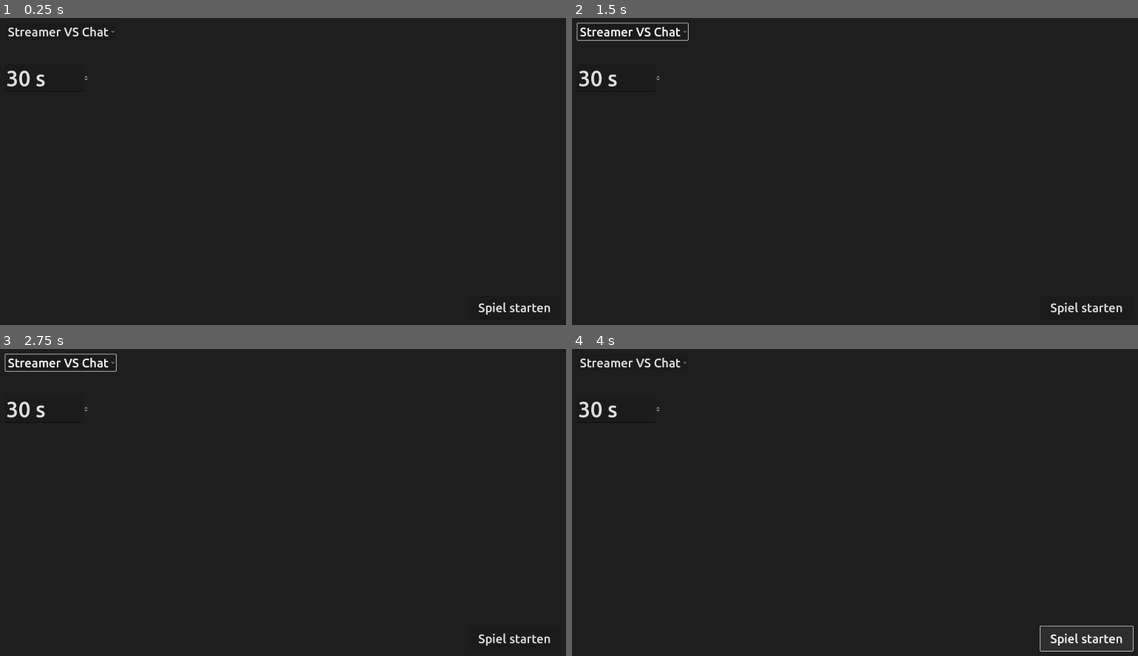
Above: before the commit, frames 1-4 (two rows, left to right).
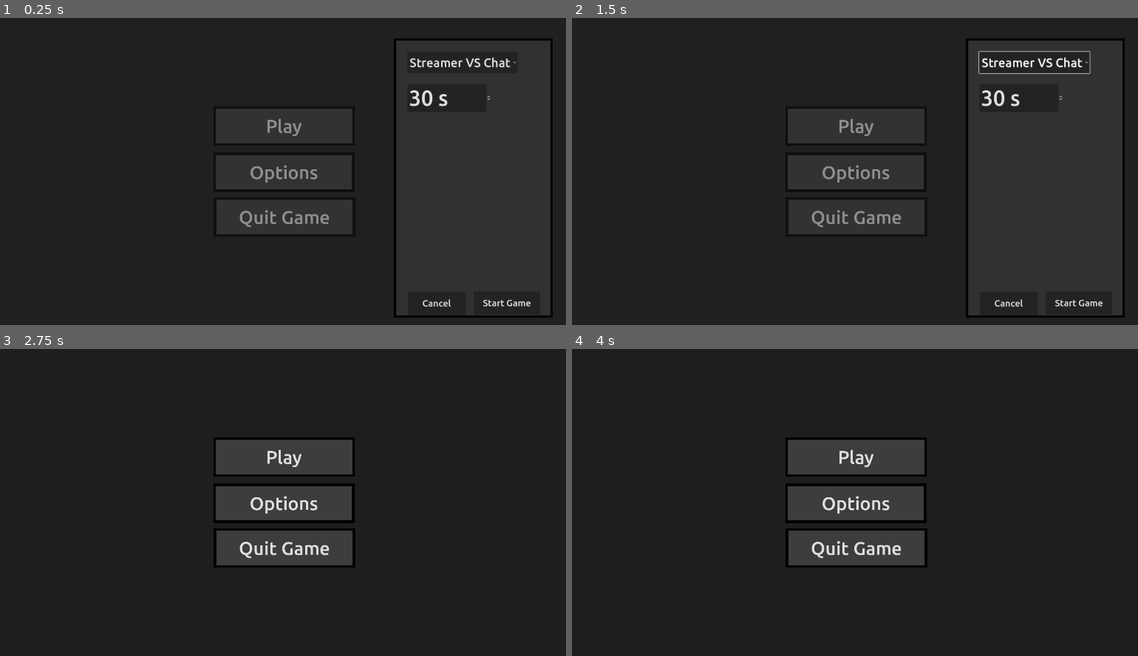
Above: after the commit, the same moments.

Repository: cake4everyone/Quiz4Everyone
Game: Godot game, scene res://scenes/menu.tscn
Same seed, same stepped clock (60 frames per second), same inputs: the game is played once before the commit and once after it. This scene is started directly instead of the project's main scene.
Inputs (mouse positions are in pixels of both pictures, inside the frame that each line leads up to):
- Up to frame 1 (0.25 s): no input
- Up to frame 2 (1.5 s): click "Streamer VS Chat" at 0.5 s; click (855, 171) at 1.25 s, where only the run after the commit has a clickable "Options"
- Up to frame 3 (2.75 s): click (435, 634) at 2 s, where only the run after the commit has a clickable "Cancel"
- Up to frame 4 (4 s): click (1087, 637) at 2.75 s, where only the run before the commit has a clickable "Spiel starten"; click (1087, 637) at 3.5 s, where only the run before the commit has a clickable "Spiel starten"

The runs differ from the first frame. In frame 1, 2.8% of the frame differs, in the area x 1-98%, y 2-98%; in frame 2, 3.2%; in frame 3, 10%, in the area x 0-98%, y 1-97%; in frame 4, 10%.

Commit message:
Main Menu Overhaul

Diff:
--- /dev/null
+++ b/scenes/Objects/copy_category.tscn
@@ -0,0 +1,24 @@
+[gd_scene format=3 uid="uid://cchd6j6lk7w13"]
+
+[node name="CopyCategory" type="HBoxContainer"]
+layout_direction = 3
+anchors_preset = 6
+anchor_left = 1.0
+anchor_top = 0.5
+anchor_right = 1.0
+anchor_bottom = 0.5
+offset_left = -160.0
+offset_top = -33.0
+offset_bottom = 34.0
+grow_horizontal = 0
+grow_vertical = 2
+
+[node name="Amount" type="SpinBox" parent="."]
+layout_mode = 2
+
+[node name="Name" type="Label" parent="."]
+layout_direction = 2
+layout_mode = 2
+theme_override_font_sizes/font_size = 30
+text = "Test"
+max_lines_visible = 1
--- a/scenes/menu.tscn
+++ b/scenes/menu.tscn
@@ -1,6 +1,34 @@
-[gd_scene load_steps=3 format=3 uid="uid://yyc1l3e78qgl"]
+[gd_scene load_steps=7 format=3 uid="uid://yyc1l3e78qgl"]
 
 [ext_resource type="Script" path="res://scripts/menu.gd" id="1_f4qtc"]
+
+[sub_resource type="StyleBoxFlat" id="StyleBoxFlat_r2tkh"]
+bg_color = Color(0.239216, 0.239216, 0.239216, 1)
+border_width_left = 8
+border_width_top = 8
+border_width_right = 8
+border_width_bottom = 8
+border_color = Color(0, 0, 0, 1)
+
+[sub_resource type="StyleBoxFlat" id="StyleBoxFlat_e6ve8"]
+bg_color = Color(0.239216, 0.239216, 0.239216, 1)
+border_color = Color(0, 0, 0, 1)
+
+[sub_resource type="StyleBoxFlat" id="StyleBoxFlat_sdl70"]
+bg_color = Color(0.239216, 0.239216, 0.239216, 1)
+border_width_left = 4
+border_width_top = 4
+border_width_right = 4
+border_width_bottom = 4
+border_color = Color(0, 0, 0, 1)
+
+[sub_resource type="StyleBoxFlat" id="StyleBoxFlat_yhbp7"]
+bg_color = Color(0.192157, 0.192157, 0.192157, 1)
+border_width_left = 8
+border_width_top = 8
+border_width_right = 8
+border_width_bottom = 8
+border_color = Color(0, 0, 0, 1)
 
 [sub_resource type="Theme" id="Theme_31w7n"]
 default_font_size = 70
@@ -8,69 +36,157 @@
 [node name="Menu" type="CanvasLayer"]
 script = ExtResource("1_f4qtc")
 
-[node name="Start" type="Button" parent="."]
-anchors_preset = 3
+[node name="BG" type="Sprite2D" parent="."]
+
+[node name="Play" type="Button" parent="."]
+anchors_preset = 8
+anchor_left = 0.5
+anchor_top = 0.5
+anchor_right = 0.5
+anchor_bottom = 0.5
+offset_left = -228.0
+offset_top = -214.0
+offset_right = 231.0
+offset_bottom = -86.0
+grow_horizontal = 2
+grow_vertical = 2
+theme_override_font_sizes/font_size = 60
+theme_override_styles/normal = SubResource("StyleBoxFlat_r2tkh")
+theme_override_styles/hover = SubResource("StyleBoxFlat_r2tkh")
+theme_override_styles/pressed = SubResource("StyleBoxFlat_e6ve8")
+text = "Play"
+
+[node name="Options" type="Button" parent="."]
+anchors_preset = 8
+anchor_left = 0.5
+anchor_top = 0.5
+anchor_right = 0.5
+anchor_bottom = 0.5
+offset_left = -229.0
+offset_top = -64.0
+offset_right = 230.0
+offset_bottom = 64.0
+grow_horizontal = 2
+grow_vertical = 2
+theme_override_font_sizes/font_size = 60
+theme_override_styles/normal = SubResource("StyleBoxFlat_r2tkh")
+theme_override_styles/hover = SubResource("StyleBoxFlat_r2tkh")
+theme_override_styles/pressed = SubResource("StyleBoxFlat_e6ve8")
+text = "Options"
+
+[node name="Quit" type="Button" parent="."]
+anchors_preset = 8
+anchor_left = 0.5
+anchor_top = 0.5
+anchor_right = 0.5
+anchor_bottom = 0.5
+offset_left = -227.0
+offset_top = 82.0
+offset_right = 232.0
+offset_bottom = 210.0
+grow_horizontal = 2
+grow_vertical = 2
+theme_override_font_sizes/font_size = 60
+theme_override_styles/normal = SubResource("StyleBoxFlat_r2tkh")
+theme_override_styles/hover = SubResource("StyleBoxFlat_r2tkh")
+theme_override_styles/pressed = SubResource("StyleBoxFlat_e6ve8")
+theme_override_styles/focus = SubResource("StyleBoxFlat_sdl70")
+text = "Quit Game"
+
+[node name="RoundCreation" type="CanvasLayer" parent="."]
+
+[node name="ColorRect" type="ColorRect" parent="RoundCreation"]
+offset_left = -360.0
+offset_top = -210.0
+offset_right = 2263.0
+offset_bottom = 1201.0
+color = Color(0.137255, 0.137255, 0.137255, 0.431373)
+
+[node name="CreationMenu" type="Panel" parent="RoundCreation"]
+anchors_preset = 6
 anchor_left = 1.0
+anchor_top = 0.5
+anchor_right = 1.0
+anchor_bottom = 0.5
+offset_left = -602.0
+offset_top = -436.0
+offset_right = -86.0
+offset_bottom = 473.0
+grow_horizontal = 0
+grow_vertical = 2
+theme_override_styles/panel = SubResource("StyleBoxFlat_yhbp7")
+
+[node name="Start" type="Button" parent="RoundCreation/CreationMenu"]
+layout_mode = 1
+anchors_preset = 7
+anchor_left = 0.5
 anchor_top = 1.0
-anchor_right = 1.0
+anchor_right = 0.5
 anchor_bottom = 1.0
-offset_left = -360.0
-offset_top = -140.0
-offset_right = -60.0
-offset_bottom = -60.0
-grow_horizontal = 0
+offset_left = 1.0
+offset_top = -85.0
+offset_right = 217.0
+offset_bottom = -10.0
+grow_horizontal = 2
 grow_vertical = 0
+theme_override_font_sizes/font_size = 30
+text = "Start Game"
+
+[node name="Cancel" type="Button" parent="RoundCreation/CreationMenu"]
+layout_mode = 0
+offset_left = 45.0
+offset_top = 825.0
+offset_right = 233.0
+offset_bottom = 900.0
+theme_override_font_sizes/font_size = 30
+text = "Cancel"
+
+[node name="ModeSelect" type="OptionButton" parent="RoundCreation/CreationMenu"]
+layout_mode = 1
+offset_left = 43.0
+offset_top = 44.0
+offset_right = 299.0
+offset_bottom = 114.0
 theme_override_font_sizes/font_size = 40
-text = "Spiel starten"
 
-[node name="ModeSelect" type="OptionButton" parent="."]
-offset_left = 56.0
-offset_top = 56.0
-offset_right = 101.0
-offset_bottom = 76.0
-theme_override_font_sizes/font_size = 40
-metadata/_edit_use_anchors_ = true
-
-[node name="CopyCategory" type="HBoxContainer" parent="."]
-visible = false
-layout_direction = 3
-offset_right = 100.0
-offset_bottom = 31.0
-
-[node name="Amount" type="SpinBox" parent="CopyCategory"]
-layout_mode = 2
-
-[node name="Name" type="Label" parent="CopyCategory"]
+[node name="CategoryBox" type="ScrollContainer" parent="RoundCreation/CreationMenu"]
 layout_direction = 2
-layout_mode = 2
-max_lines_visible = 1
-
-[node name="CategoryBox" type="ScrollContainer" parent="."]
-layout_direction = 2
-anchors_preset = 1
-anchor_left = 1.0
-anchor_right = 1.0
-offset_left = -154.0
-offset_top = 48.0
-offset_right = -48.0
-offset_bottom = 362.0
-grow_horizontal = 0
+layout_mode = 1
+anchors_preset = 4
+anchor_top = 0.5
+anchor_bottom = 0.5
+offset_left = 47.0
+offset_top = -186.5
+offset_right = 331.0
+offset_bottom = 306.499
+grow_vertical = 2
 horizontal_scroll_mode = 0
 
-[node name="Categories" type="VBoxContainer" parent="CategoryBox"]
+[node name="Categories" type="VBoxContainer" parent="RoundCreation/CreationMenu/CategoryBox"]
 layout_direction = 3
 layout_mode = 2
 alignment = 2
 
-[node name="RoundDuration" type="SpinBox" parent="."]
-offset_left = 54.0
-offset_top = 190.0
-offset_right = 326.225
-offset_bottom = 278.0
+[node name="RoundDuration" type="SpinBox" parent="RoundCreation/CreationMenu"]
+layout_mode = 1
+anchors_preset = 6
+anchor_left = 1.0
+anchor_top = 0.5
+anchor_right = 1.0
+anchor_bottom = 0.5
+offset_left = -472.0
+offset_top = -304.5
+offset_right = -199.775
+offset_bottom = -216.5
+grow_horizontal = 0
+grow_vertical = 2
 theme = SubResource("Theme_31w7n")
 min_value = 5.0
 max_value = 90.0
 value = 30.0
 suffix = "s"
 
-[connection signal="pressed" from="Start" to="." method="on_btn_start_pressed"]
+[connection signal="pressed" from="Play" to="." method="on_play_pressed"]
+[connection signal="pressed" from="Quit" to="." method="on_quit_pressed"]
+[connection signal="pressed" from="RoundCreation/CreationMenu/Start" to="." method="on_btn_start_pressed"]
+[connection signal="pressed" from="RoundCreation/CreationMenu/Cancel" to="." method="on_cancel_pressed"]
--- a/scripts/menu.gd
+++ b/scripts/menu.gd
@@ -5,10 +5,10 @@
 
 ## ready is called when the node enters the scene tree for the first time.
 func _ready():
-	$ModeSelect.add_item("Streamer VS Chat", 0)
+	$RoundCreation/CreationMenu/ModeSelect.add_item("Streamer VS Chat", 0)
 	if (scene_manager.round_duration > 0):
 		round_duration = scene_manager.round_duration
-		$RoundDuration.value = round_duration
+		$RoundCreation/CreationMenu/RoundDuration.value = round_duration
 	api.category(on_category_response)
 
 ## on_category_response is called as when the categories api call completed.
@@ -20,20 +20,21 @@
 
 ## update_category_list updates the category selection list with the given dictionary (mapping String to int).
 func update_category_list(categories: Dictionary):
+	const copy_category = preload("res://scenes/Objects/copy_category.tscn")
 	for category in categories:
-		var c: HBoxContainer = $CopyCategory.duplicate() # # TODO: create new categories via code instread of copying a template from the tree
+		var c = copy_category.instantiate()
 		c.get_child(0).max_value = categories[category]
 		c.get_child(1).text = category
 		c.show()
-		$CategoryBox/Categories.add_child(c)
+		$RoundCreation/CreationMenu/CategoryBox/Categories.add_child(c)
 
 ## on_btn_start_pressed is called when pressed the start game button.
 ## It collects all the selected categories and creates a new game on the server.
 func on_btn_start_pressed():
-	$Start.disabled = true
-	round_duration = $RoundDuration.value
+	$RoundCreation/CreationMenu/Start.disabled = true
+	round_duration = $RoundCreation/CreationMenu/RoundDuration.value
 	var categories: Dictionary = {}
-	for category: HBoxContainer in $CategoryBox/Categories.get_children():
+	for category: HBoxContainer in $RoundCreation/CreationMenu/CategoryBox/Categories.get_children():
 		var amount: int = category.get_child(0).value
 		if amount == 0:
 			continue
@@ -44,9 +45,20 @@
 	game_data["round_duration"] = round_duration
 	api.game_start(JSON.stringify(game_data), on_game_start_response)
 
+func on_cancel_pressed():
+	$RoundCreation.hide()
+
 func on_game_start_response(success: bool):
 	if !success:
 		print("failed to create new game!")
-		$Start.disabled = false
+		$RoundCreation/CreationMenu/Start.disabled = false
 		return
 	scene_manager.change_scene(self, "question")
+
+
+func on_play_pressed():
+	$RoundCreation.show()
+
+
+func on_quit_pressed():
+	get_tree().quit()
